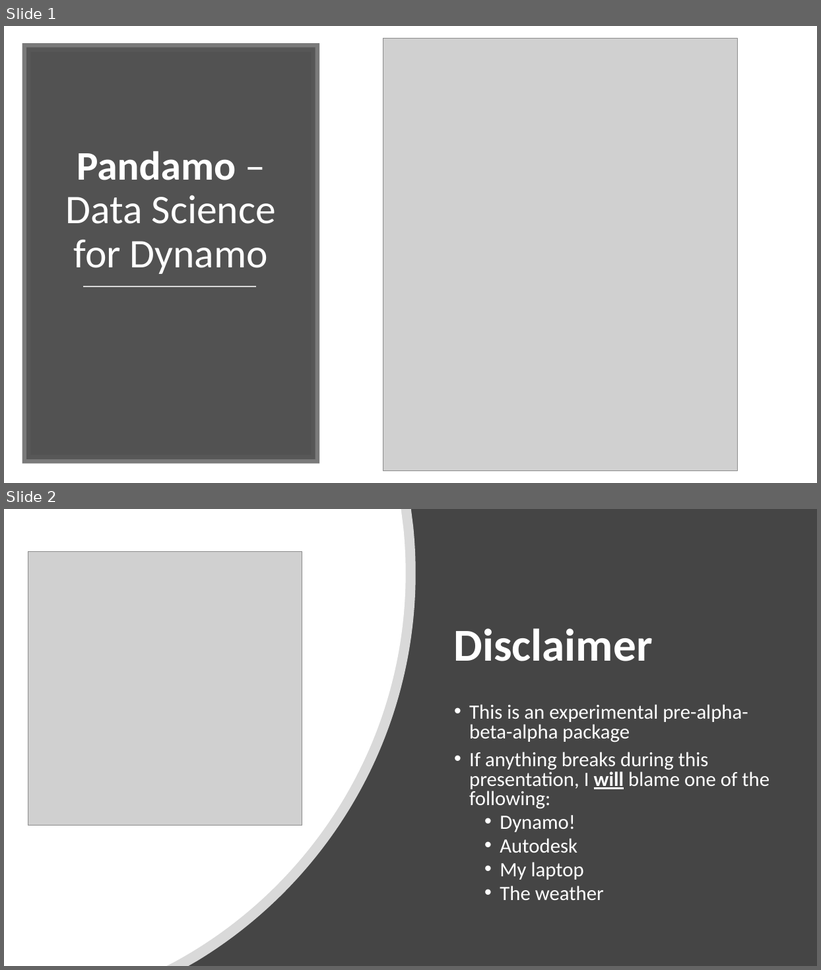
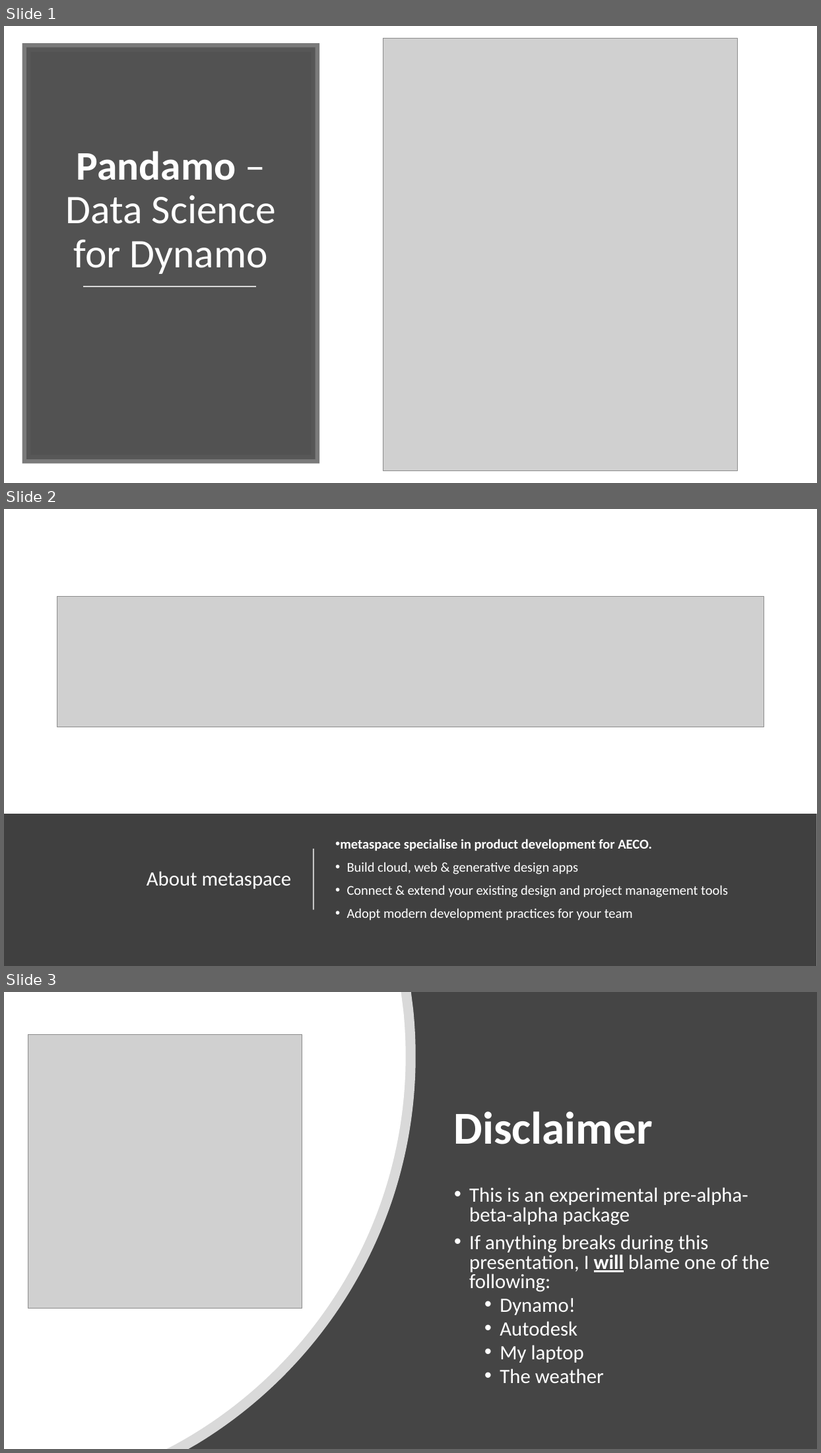
Before and after one commit to SHKnudsen/Pandamo, a slide deck: UKDUG_Pandamo/Pandamo – Data Science for Dynamo.pptx. Shown one above the other, each under a label of ours: slides 1 and 2 before the commit, slides 1, 2 and 3 after it. The pictures are 821x970 and 821x1453 pixels, drawn with LibreOffice and Linux fonts; fonts in the diff are those of the drawing; grey boxes stand for pictures. Boxes give left, top, right and bottom in pixels: in the first picture for what was removed or moved away, otherwise in the second. Text is boxed around its words. In the diff, an @@ line names an element or a change of style, - is before the commit and + after.

```diff
--- a/UKDUG_Pandamo/Pandamo – Data Science for Dynamo.pptx
+++ b/UKDUG_Pandamo/Pandamo – Data Science for Dynamo.pptx
@@ slide 2 added at (x1=4, y1=509, x2=817, y2=966), background #FFFFFF @@
@@ picture added at (x1=57, y1=597, x2=764, y2=727) @@
@@ rectangle added at (x1=4, y1=814, x2=817, y2=966), fill #404040 @@
@@ text added at (x1=340, y1=839, x2=728, y2=921), 16 pt, text #FFFFFF @@
+• metaspace specialise in product development for AECO.
+• Build cloud, web & generative design apps
+• Connect & extend your existing design and project management tools
+• Adopt modern development practices for your team
@@ line added from (314, 910) to (314, 850), #FFFFFF 1.5 pt @@
@@ text added at (x1=147, y1=871, x2=292, y2=889), 24 pt, text #FFFFFF @@
+About metaspace
@@ what was slide 2 is now slide 3 @@
```
Also in this commit, not shown: 1 other file.
